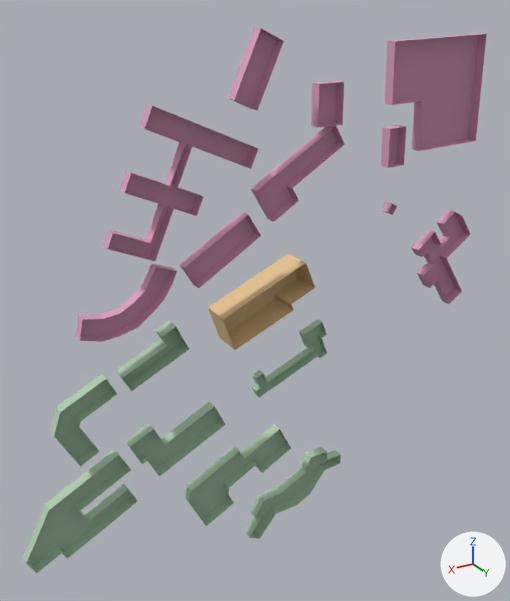
Renders of the OBJ model src/kickboard_sim/models/knu_campus/meshes/buildings_k09.obj from each side of a commit.
Before and after are seen from a 50 mm camera at (613.0, 433.0, 233.0) aimed at (341.0, -20.0, 6.0). Every picture has the same lights, and +X, +Y and +Z are marked at lower right. The older version comes first. Where no turn or scale is listed for an object, it has been applied to the vertices.

Objects in the first picture: 'buildings_k09'.
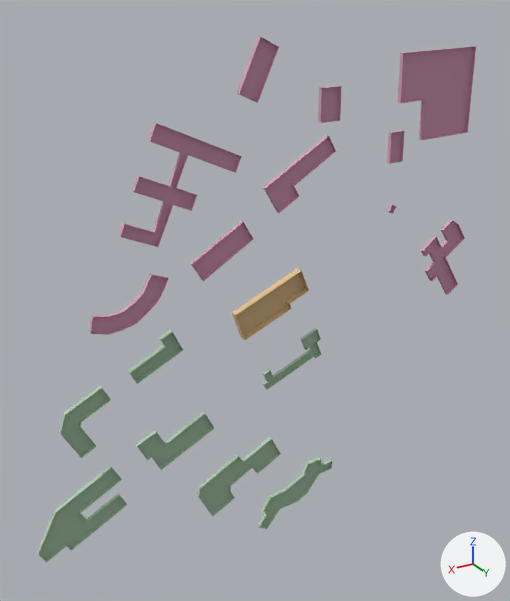
Changed parts and their boxes (x1, y1, x2, y2) in the pictures (510 x 601 px; the box of a moved part takes in the faces that stretch with it):
'buildings_k09', reshaped
    before: (23, 28, 487, 573)
    after: (37, 37, 476, 562)
part 1 of me_buildings_k09, moved or reshaped
    before: (385, 34, 487, 151)
    after: (398, 46, 476, 140)
part 2 of me_buildings_k09, moved or reshaped
    before: (381, 125, 406, 168)
    after: (387, 130, 404, 164)
part 3 of me_buildings_k09, moved or reshaped
    before: (411, 210, 470, 304)
    after: (420, 220, 465, 295)
part 4 of me_buildings_k09, moved or reshaped
    before: (245, 447, 341, 539)
    after: (257, 457, 332, 529)
part 5 of me_buildings_k09, moved or reshaped
    before: (184, 424, 291, 526)
    after: (197, 437, 281, 516)
part 6 of me_buildings_k09, moved or reshaped
    before: (125, 401, 226, 477)
    after: (136, 412, 214, 470)
part 7 of me_buildings_k09, moved or reshaped
    before: (23, 449, 138, 573)
    after: (37, 466, 127, 562)
part 8 of me_buildings_k09, moved or reshaped
    before: (50, 374, 117, 466)
    after: (59, 386, 111, 458)
part 9 of me_buildings_k09, moved or reshaped
    before: (116, 320, 189, 391)
    after: (128, 330, 183, 384)
part 10 of me_buildings_k09, moved or reshaped
    before: (76, 263, 177, 342)
    after: (89, 274, 168, 335)
part 11 of me_buildings_k09, moved or reshaped
    before: (250, 125, 345, 222)
    after: (263, 135, 336, 213)
part 12 of me_buildings_k09, moved or reshaped
    before: (179, 212, 261, 288)
    after: (190, 221, 253, 281)
part 13 of me_buildings_k09, moved or reshaped
    before: (103, 104, 258, 261)
    after: (119, 123, 242, 247)
part 14 of me_buildings_k09, moved or reshaped
    before: (228, 28, 284, 111)
    after: (237, 37, 279, 103)
part 15 of me_buildings_k09, moved or reshaped
    before: (311, 81, 344, 128)
    after: (318, 86, 342, 123)
part 16 of me_buildings_k09, moved or reshaped
    before: (252, 319, 327, 398)
    after: (263, 328, 321, 390)
part 17 of me_buildings_k09, moved or reshaped
    before: (382, 201, 397, 215)
    after: (387, 204, 396, 214)
part 18 of me_buildings_k09, moved or reshaped
    before: (208, 254, 315, 350)
    after: (232, 269, 309, 340)

Edits to the bpy script that builds the scene:
```text
Change me_buildings_k09:
    remove me_buildings_k09.from_pydata(...)  # 334 vertices, 465 faces; spans x 122.0..550.0, y -26.0..1.0, z -220.0..214.0
    add me_buildings_k09.from_pydata(...)  # 334 vertices, 465 faces; spans x 128.0..540.0, y -6.0..1.0, z -212.0..208.0
    me_buildings_k09 part 1: the loose piece of 12 vertices spanning x 130.0..230.0, y -8.0..1.0, z 116.0..205.0 is scaled about its middle by (0.8, 0.386, 0.8), then moved by (1.0, 3.0, 0.0)
    me_buildings_k09 part 2: the loose piece of 8 vertices spanning x 211.0..228.0, y -8.0..1.0, z 106.0..137.0 is scaled about its middle by (0.8, 0.386, 0.8), then moved by (0.0, 3.0, 0.0)
    me_buildings_k09 part 3: the loose piece of 34 vertices spanning x 122.0..186.0, y -9.0..1.0, z -35.0..57.0 is scaled about its middle by (0.8, 0.386, 0.8), then moved by (0.0, 3.0, 1.0)
    me_buildings_k09 part 4: the loose piece of 34 vertices spanning x 259.0..359.0, y -9.0..0.0, z -220.0..-152.0 is scaled about its middle by (0.8, 0.386, 0.8), then moved by (0.0, 3.0, 1.0)
    me_buildings_k09 part 5: the loose piece of 24 vertices spanning x 316.0..417.0, y -9.0..0.0, z -182.0..-109.0 is scaled about its middle by (0.8, 0.386, 0.8), then moved by (1.0, 3.0, 0.0)
    me_buildings_k09 part 6: the loose piece of 16 vertices spanning x 381.0..464.0, y -9.0..0.0, z -115.0..-67.0 is scaled about its middle by (0.8, 0.386, 0.8), then moved by (2.0, 3.0, 1.0)
    me_buildings_k09 part 7: the loose piece of 22 vertices spanning x 460.0..550.0, y -9.0..0.0, z -163.0..-83.0 is scaled about its middle by (0.8, 0.386, 0.8), then moved by (0.0, 3.0, -1.0)
    me_buildings_k09 part 8: the loose piece of 16 vertices spanning x 469.0..518.0, y -9.0..0.0, z -83.0..-17.0 is scaled about its middle by (0.8, 0.386, 0.8), then moved by (0.0, 3.0, 0.0)
    me_buildings_k09 part 9: the loose piece of 12 vertices spanning x 411.0..464.0, y -13.0..1.0, z -33.0..11.0 is scaled about its middle by (0.8, 0.374, 0.8), then moved by (0.0, 4.0, 1.0)
    me_buildings_k09 part 10: the loose piece of 30 vertices spanning x 418.0..492.0, y -8.0..1.0, z 13.0..60.0 is scaled about its middle by (0.8, 0.386, 0.8), then moved by (-1.0, 3.0, -1.0)
    me_buildings_k09 part 11: the loose piece of 12 vertices spanning x 273.0..352.0, y -8.0..1.0, z 77.0..144.0 is scaled about its middle by (0.8, 0.386, 0.8), then moved by (0.0, 3.0, -1.0)
    me_buildings_k09 part 12: the loose piece of 8 vertices spanning x 348.0..412.0, y -8.0..1.0, z 37.0..86.0 is scaled about its middle by (0.8, 0.386, 0.8), then moved by (0.0, 3.0, 0.0)
    me_buildings_k09 part 13: the loose piece of 36 vertices spanning x 350.0..467.0, y -8.0..1.0, z 64.0..169.0 is scaled about its middle by (0.8, 0.386, 0.8), then moved by (2.0, 3.0, -1.0)
    me_buildings_k09 part 14: the loose piece of 8 vertices spanning x 330.0..369.0, y -8.0..1.0, z 160.0..214.0 is scaled about its middle by (0.8, 0.386, 0.8), then moved by (0.0, 3.0, 0.0)
    me_buildings_k09 part 15: the loose piece of 8 vertices spanning x 276.0..299.0, y -8.0..1.0, z 144.0..175.0 is scaled about its middle by (0.8, 0.386, 0.8), then moved by (0.0, 3.0, 0.0)
    me_buildings_k09 part 16: the loose piece of 32 vertices spanning x 281.0..352.0, y -6.0..0.0, z -72.0..-18.0 is scaled about its middle by (0.8, 0.435, 0.8), then moved by (-1.0, 2.0, 0.0)
    me_buildings_k09 part 17: the loose piece of 8 vertices spanning x 215.0..223.0, y -8.0..1.0, z 65.0..75.0 is scaled about its middle by (0.8, 0.386, 0.8), then moved by (0.0, 3.0, 0.0)
    me_buildings_k09 part 18: the loose piece of 14 vertices spanning x 296.0..381.0, y -26.0..1.0, z -22.0..39.0 is scaled about its middle by (0.8, 0.249, 0.8), then moved by (-2.0, 10.0, 0.0)
```
